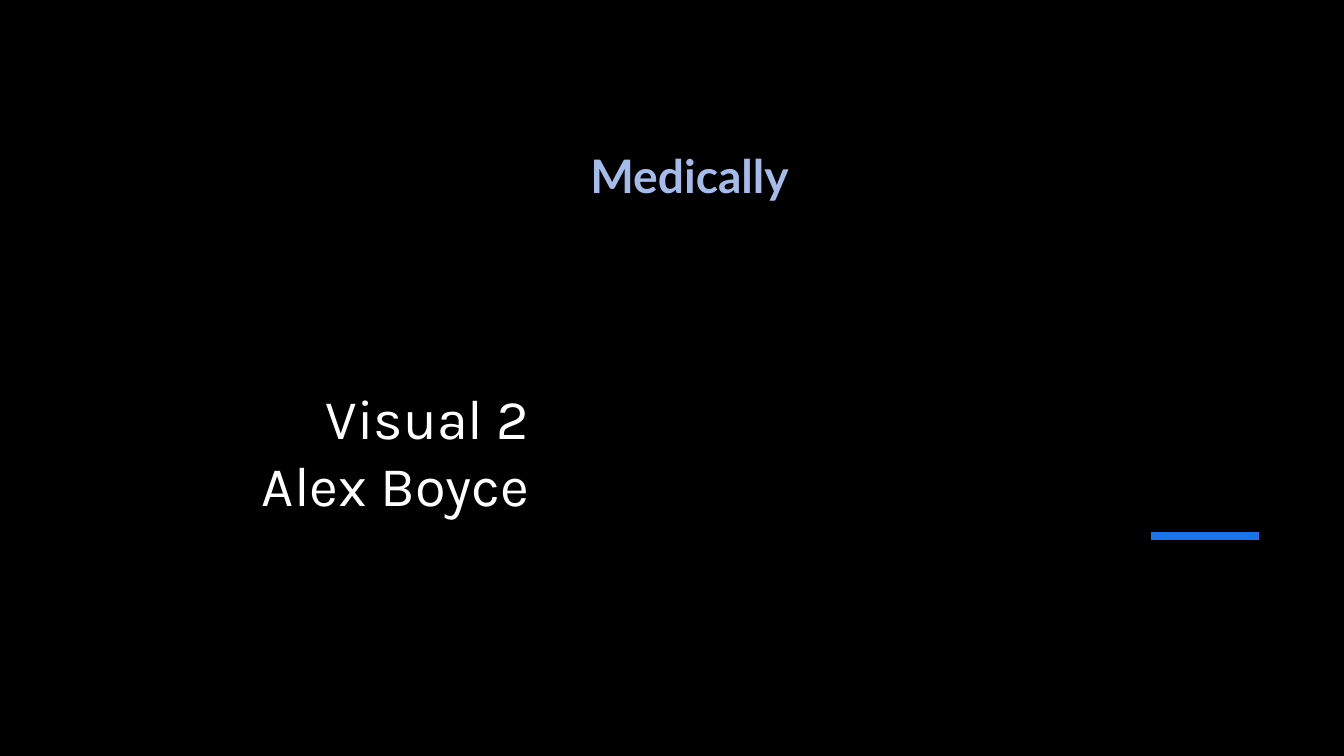
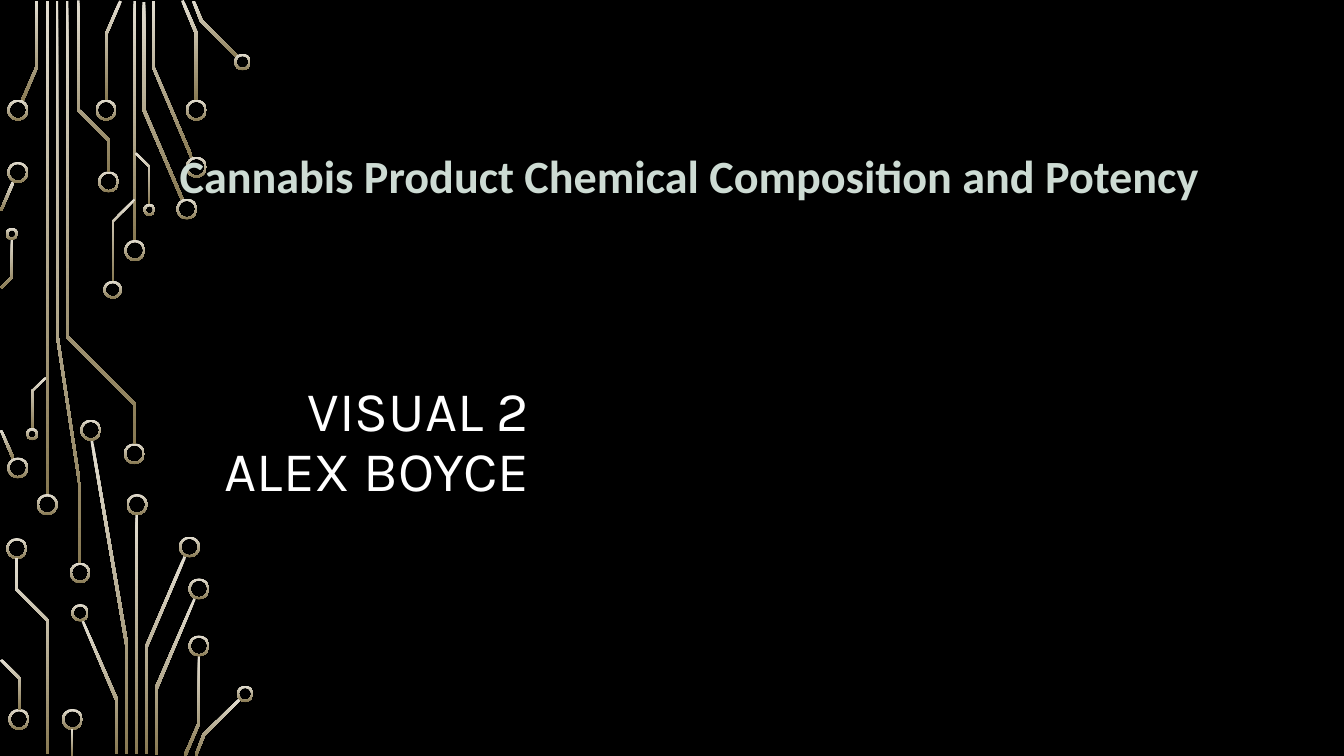
Before and after one commit to nood-leog/CS445-Group, a slide deck: slide 7 of Final Presentation Slides.pptx (slide 2 before the commit). Drawn at 1344x756 pixels with LibreOffice and Linux fonts; fonts in the diff are those of the drawing; background and template pictures are left out. Boxes give left, top, right and bottom in pixels: in the first picture for what was removed or moved away, otherwise in the second. Text is boxed around its words. In the diff, an @@ line names an element or a change of style, - is before the commit and + after.

```diff
--- a/Final Presentation Slides.pptx
+++ b/Final Presentation Slides.pptx
@@ rectangle removed at (402,0,1344,756) @@
@@ text at (180,154,1198,204): text changed; font Lato to Calibri; text colour #A5BCEB to #CDDBD3 @@
-Medically
+Cannabis Product Chemical Composition and Potency
@@ title at (225,395,530,492): text changed @@
-Visual 2
-Alex Boyce
+VISUAL 2
+ALEX BOYCE
@@ line removed from (1151, 536) to (1259, 536) @@
@@ group added at (0,0,254,756): 50 freeform shapes, 4 rectangles @@
```
Also in this commit, not shown: 21 other slides changed, 16 slides added.
